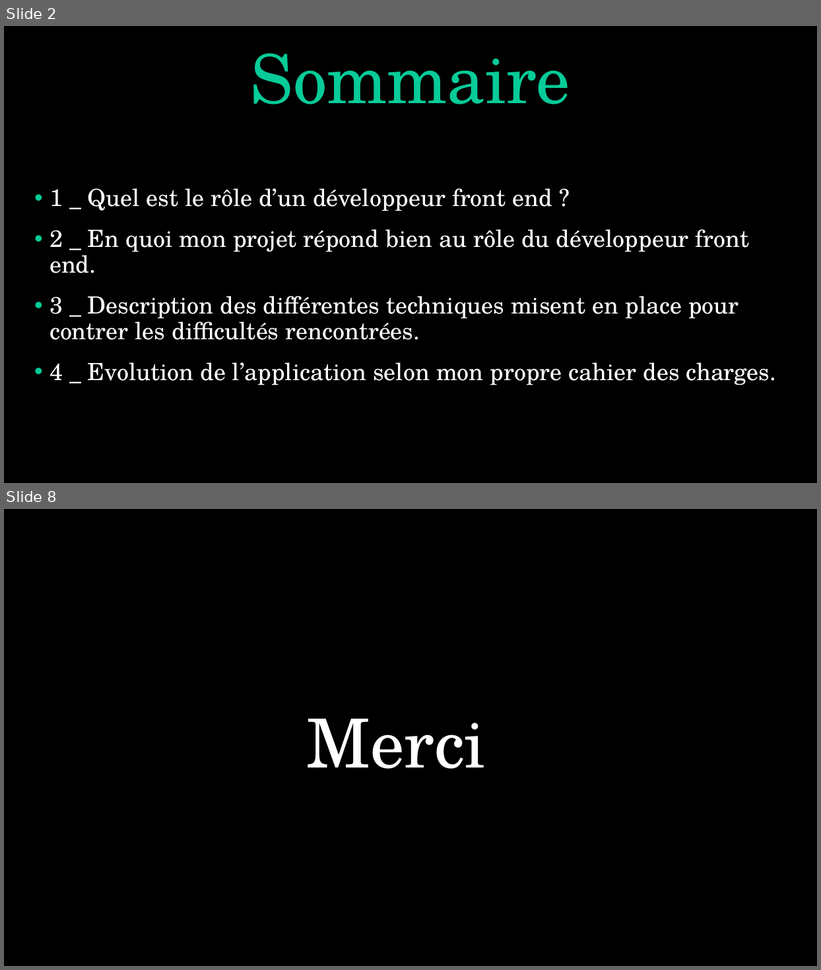
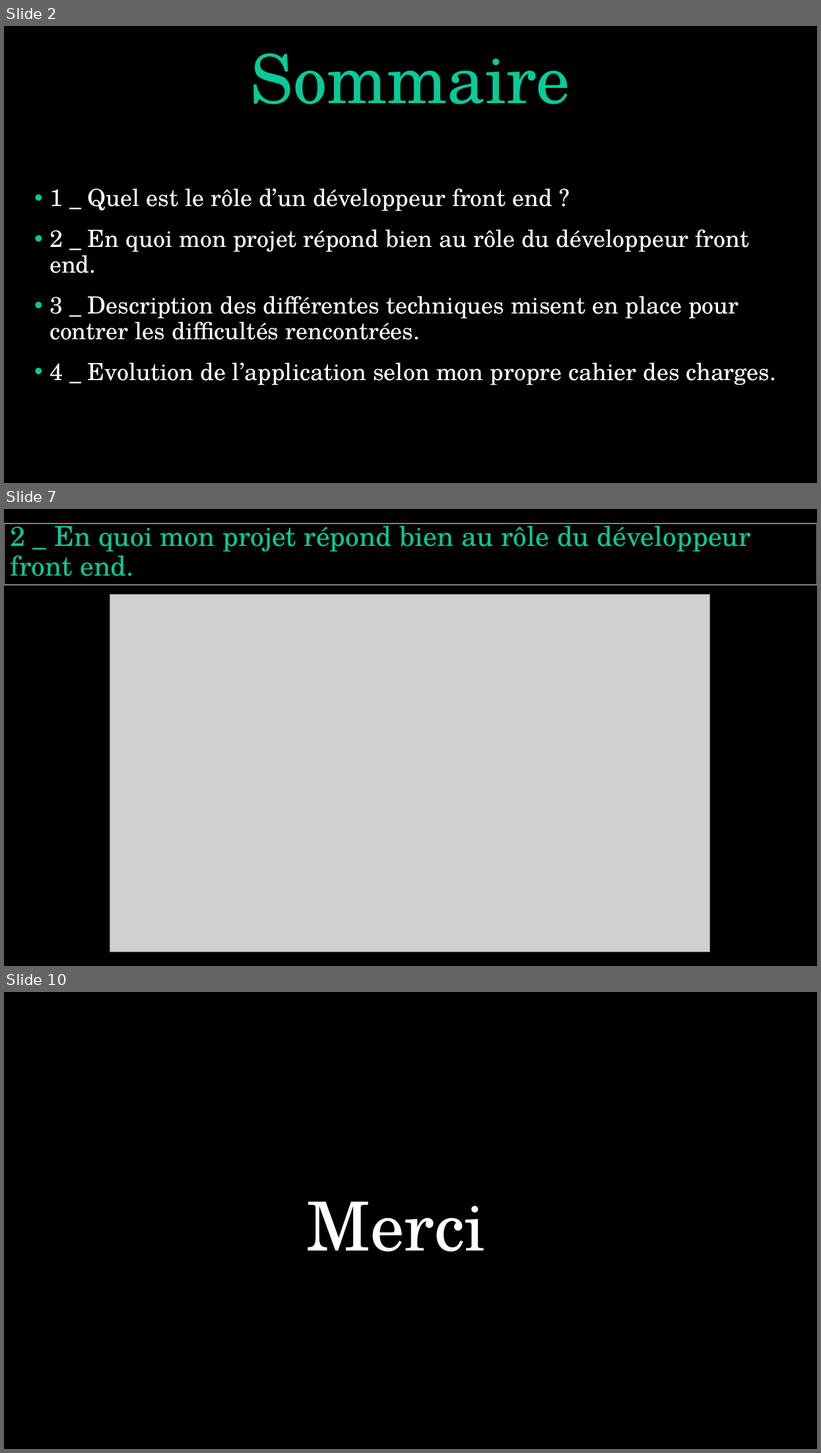
Before and after one commit to JEROME0905/P3_bikemap, a slide deck: P3_bikemaps.pptx. Shown one above the other, each under a label of ours: slides 2 and 8 before the commit, slides 2, 7 and 10 after it; the slides between them are not shown. The pictures are 821x970 and 821x1453 pixels, drawn with LibreOffice and Linux fonts; fonts in the diff are those of the drawing; grey boxes stand for pictures; background and template pictures are left out. Boxes give left, top, right and bottom in pixels: in the first picture for what was removed or moved away, otherwise in the second. Text is boxed around its words. In the diff, an @@ line names an element or a change of style, - is before the commit and + after.

Commit message:
Mise à jour des images du diaporama suite à la refonte du site

```diff
--- a/P3_bikemaps.pptx
+++ b/P3_bikemaps.pptx
@@ slide 7 added at box(4, 509, 817, 966), background #000000 @@
@@ title added at box(4, 524, 817, 586), fill #000000, outline #808080 1.5 pt, 32.4 pt, text #07CB98 @@
+2 _ En quoi mon projet répond bien au rôle du développeur front end.
@@ picture added at box(110, 594, 710, 952) @@
@@ what was slide 8 is now slide 10 @@
```
Also in this commit, not shown: 4 slides changed, 1 other slide added.
